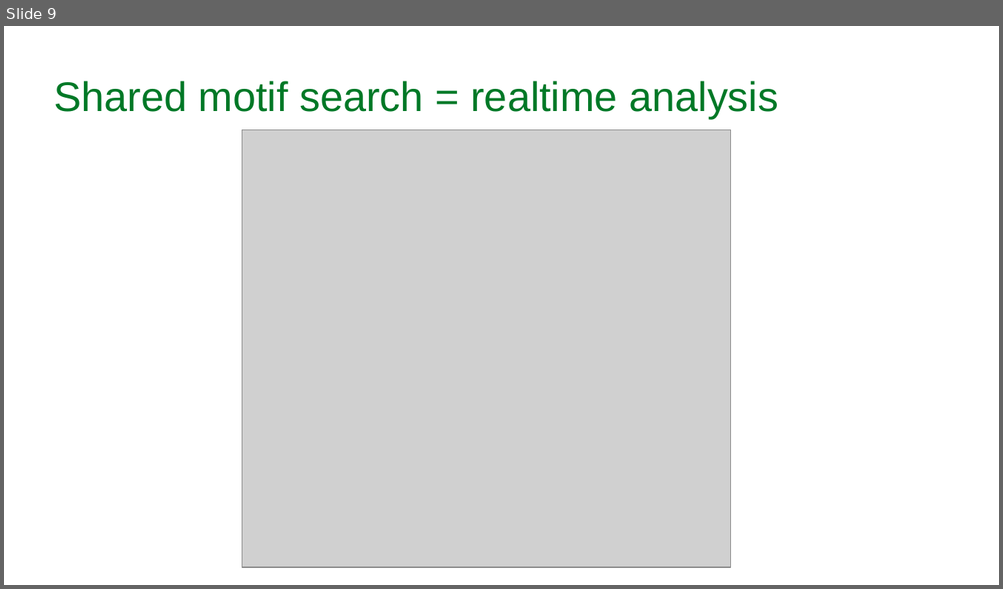
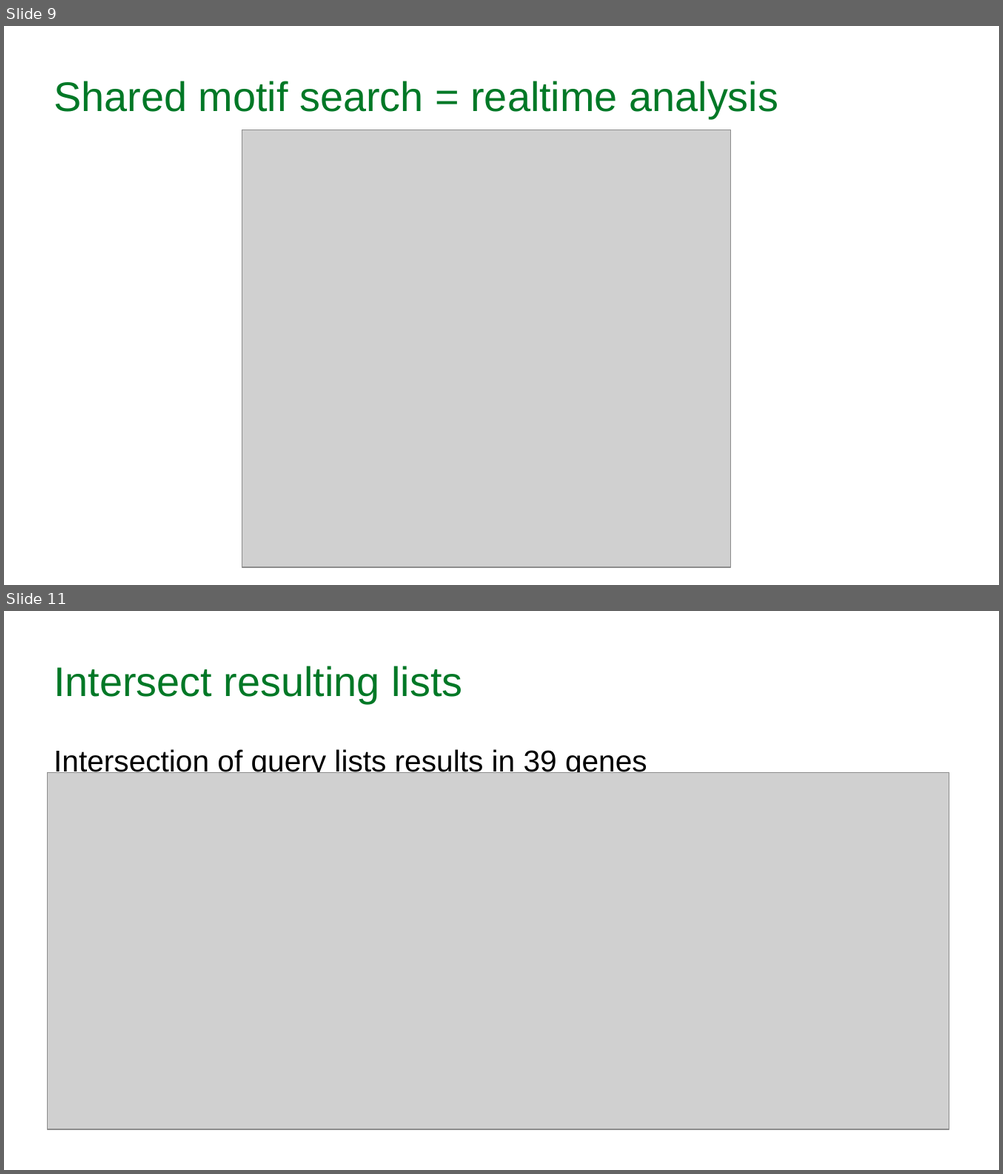
Before and after one commit to sammyjava/PAG-LegFed-2017, a slide deck: LegFed-Mines.odp. Shown one above the other, each under a label of ours: slide 9 before the commit, slides 9 and 11 after it; the slides between them are not shown. The pictures are 1003x589 and 1003x1174 pixels, drawn with LibreOffice and Linux fonts; fonts in the diff are those of the drawing; grey boxes stand for pictures; background and template pictures are left out. Boxes give left, top, right and bottom in pixels: in the first picture for what was removed or moved away, otherwise in the second. Text is boxed around its words. In the diff, an @@ line names an element or a change of style, - is before the commit and + after.

Commit message:
Added example of intersecting queries on expression ranges, high RT expression and low ST expression.

```diff
--- a/LegFed-Mines.odp
+++ b/LegFed-Mines.odp
@@ slide 11 added at [4, 611, 999, 1170], background #FFFFFF @@
@@ title added at [54, 666, 462, 703], 33 pt, text #007826 @@
+Intersect resulting lists
@@ text added at [54, 749, 647, 777], 24 pt, text #000000 @@
+Intersection of query lists results in 39 genes
@@ picture added at [48, 772, 949, 1130] @@
```
Also in this commit, not shown: 2 other slides added, 6 other files.
